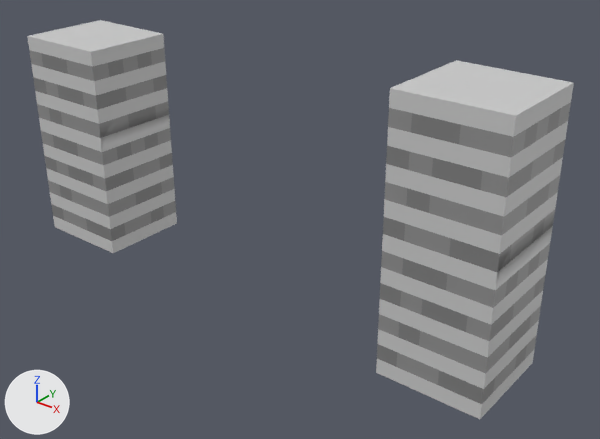
An edit to the FBX model ForZach/FBX/Buildings/Building_4.fbx, drawn before and after from the same camera.
One viewpoint serves both versions: a camera (50 mm lens) standing at (0.0914, -0.0711, 0.0549) and looking at (0.0344, 0.0001, 0.0108). Lighting does not change. The marker at lower left points along +X, +Y and +Z. Where no turn or scale is listed for an object, it has been applied to the vertices.
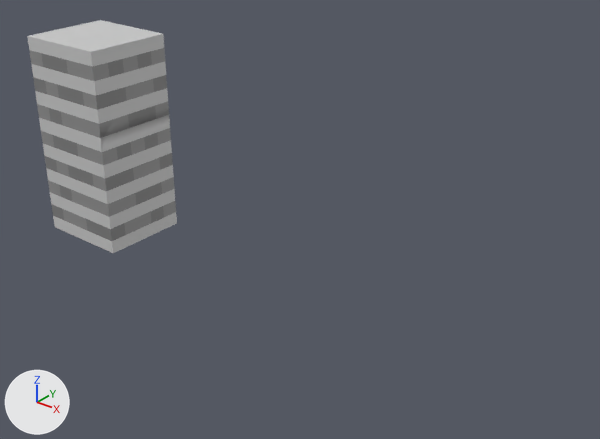
Pixel boxes [x1, y1, x2, y2] of what changed, in the pictures (600 x 439 px):
'polySurface1', deleted
    before: [376, 60, 574, 419]
    faces in mat_building_base_color (light grey #cecece): [376, 60, 574, 419]
    faces in mat_building_glass_1 (grey #939393): [378, 102, 571, 392]
    faces in mat_building_glass_3 (grey #828282): [377, 108, 565, 404]

The edits, one by one:
Object 'polySurface1' (ob_polysurface1) is deleted.
